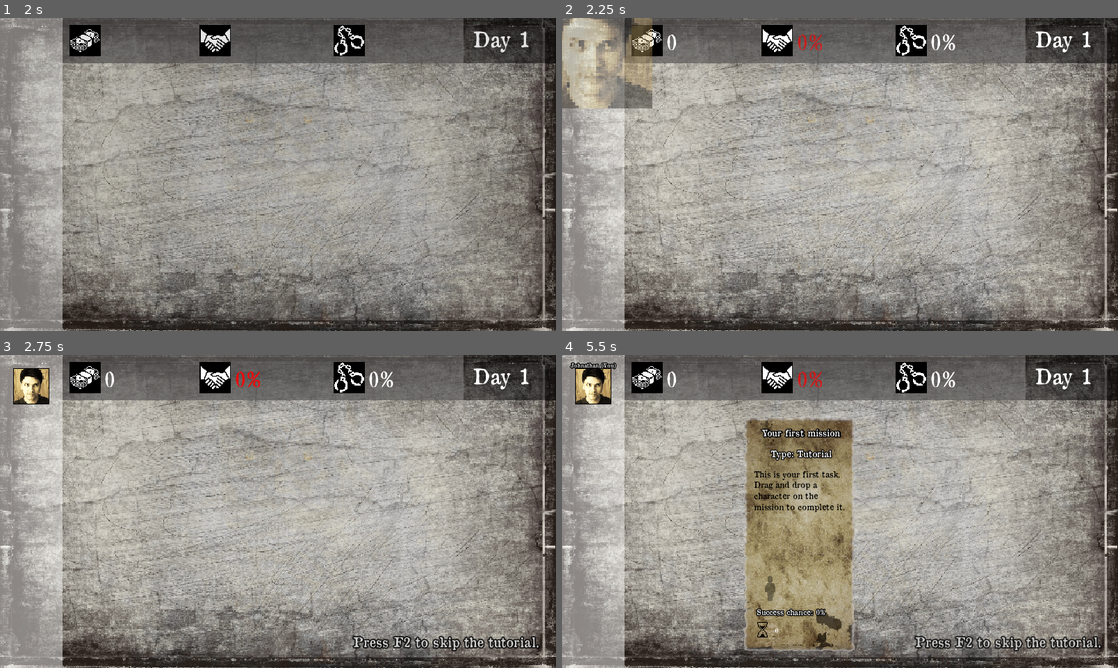
Above: before the commit, frames 1-4 (two rows, left to right).
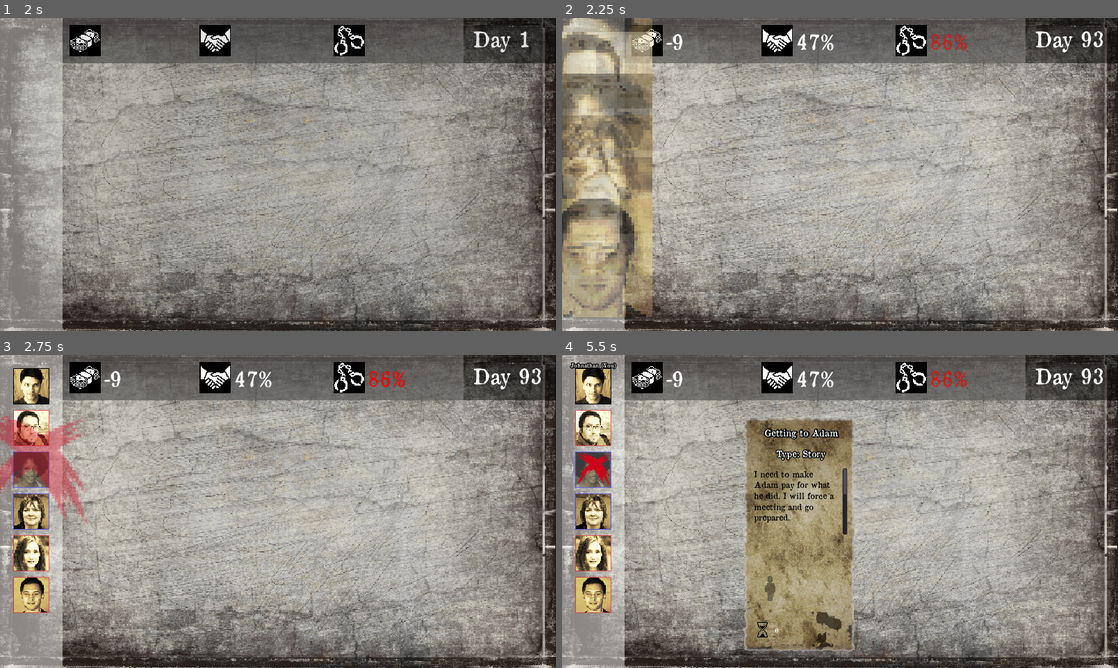
Above: after the commit, the same moments.

Repository: angeldustjdr/octopus_bounding
Game: Godot game, scene res://Disclaimer.tscn
Same seed, same stepped clock (60 frames per second), same inputs: the game is played once before the commit and once after it.
Inputs (mouse positions are in pixels of both pictures, inside the frame that each line leads up to):
- Up to frame 1 (2 s): tap Enter at 0.5 s; move the mouse to (400, 158) at 0.52 s; click (400, 158) at 0.67 s; tap Space at 0.77 s; click "Load Game" at 1.25 s
- Up to frame 2 (2.25 s): drag from (689, 39) to (945, 39) at 2.02 s
- Up to frame 3 (2.75 s): no input
- Up to frame 4 (5.5 s): tap F at 2.75, 3.5, 5 s; move the mouse to (595, 386) at 2.77 s; click (595, 386) at 2.92 s; drag from (817, 376) to (1073, 376) at 3.52 s; drag from (1012, 589) to (817, 376) at 4.27 s; drag from (945, 376) to (595, 386) at 5.02 s

Frame 1 is identical in both runs. In frame 2, 13% of the frame differs, in the area x 0-98%, y 4-96%; in frame 3, 6.9%; in frame 4, 7.0%.

Commit message:
last commit ?

Diff:
--- a/Main.gd
+++ b/Main.gd
@@ -21,7 +21,7 @@
 var mission_offset = Vector2(-10.009,-83.992)
 var mission_starting_point = Vector2(1104,0)
 var missions = []
-var mission_per_level = [5, 5, 3]
+var mission_per_level = [5, 5, 5]
 export var ignore_reputation_decrease_factor = 4
 var mission_collision_index = []
 
--- a/Mission.gd
+++ b/Mission.gd
@@ -8,8 +8,8 @@
 onready var initialTimerIgnore = $TimerIgnore.wait_time
 var isWin = 1
 var modifEquilibrage_money = [0.5,0.5]
-var modifEquilibrage_reputation = [0.25,0.4]
-var modifEquilibrage_compromised = [0.25,0.25]
+var modifEquilibrage_reputation = [0.2,0.4]
+var modifEquilibrage_compromised = [0.25,0.3]
 
 export var file_name = ""
 export var nb_npc = 1
Not shown, added: build/html5/favicon.png.import
Not shown, added: build/html5/theOctopus.png.import
Not shown, changed: export_presets.cfg
Not shown, changed: save/save_mission.dat
Not shown, changed: save/save_sequence.dat
Not shown, added: build/html5/favicon.png
Not shown, added: build/html5/theOctopus.html
Not shown, added: build/html5/theOctopus.js
Not shown, added: build/html5/theOctopus.pck
Not shown, added: build/html5/theOctopus.png
Not shown, added: build/html5/theOctopus.wasm
Not shown, changed: build/linux/The_Octopus.pck
(and 3 more such lines)
